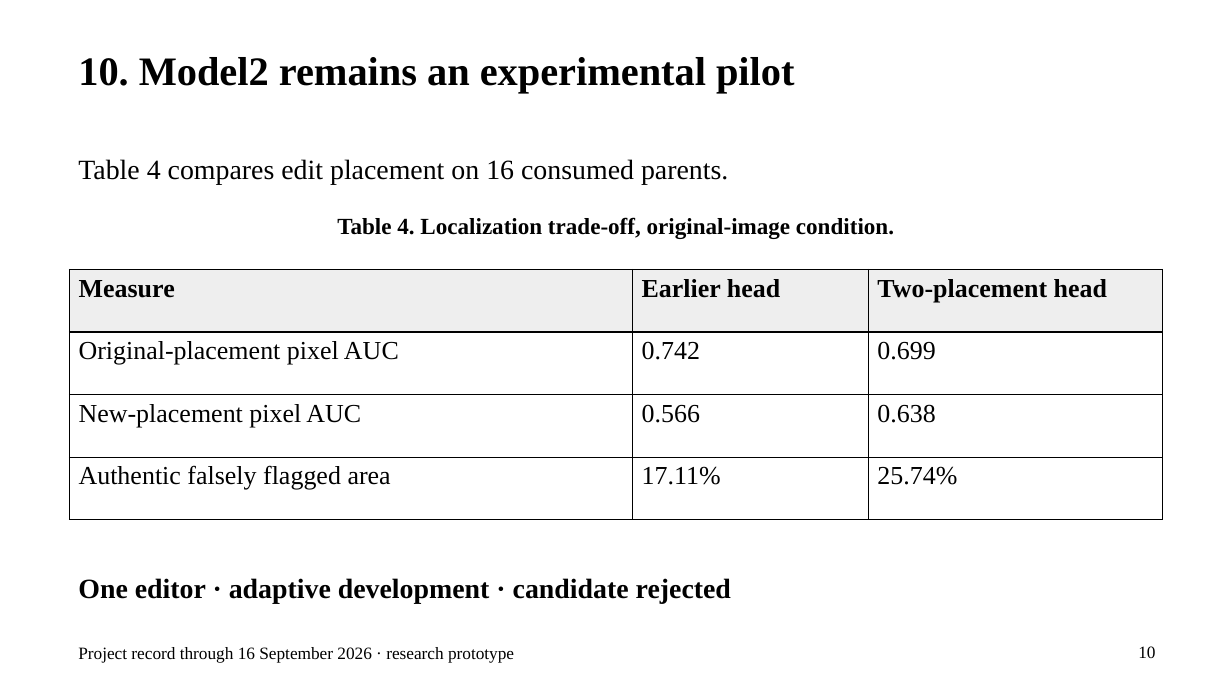
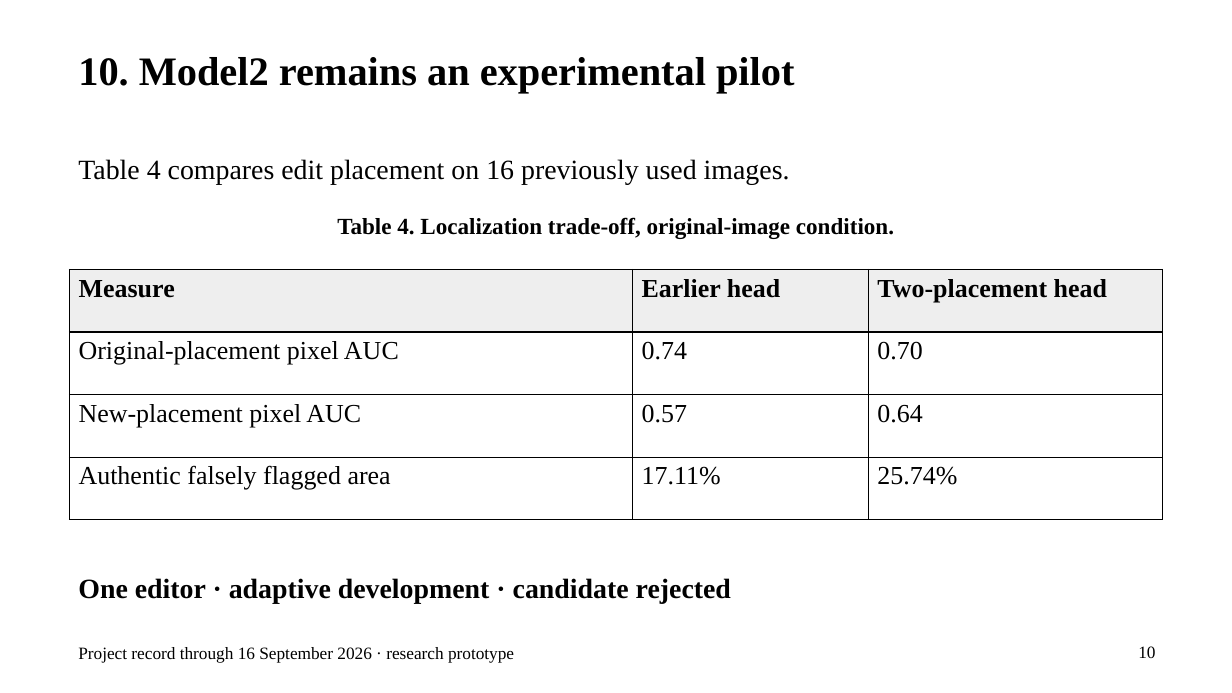
Before and after one commit to EfeHanKeles346/ai-image-detector, a slide deck: slide 10 of rapor/final_2026/deliverables/CS395_Presentation_EfeHan_Keles_25September2026.pptx. Drawn at 1232x693 pixels with LibreOffice and Linux fonts; fonts in the diff are those of the drawing. Boxes give left, top, right and bottom in pixels: in the first picture for what was removed or moved away, otherwise in the second. Text is boxed around its words. In the diff, an @@ line names an element or a change of style, - is before the commit and + after.

```diff
--- a/rapor/final_2026/deliverables/CS395_Presentation_EfeHan_Keles_25September2026.pptx
+++ b/rapor/final_2026/deliverables/CS395_Presentation_EfeHan_Keles_25September2026.pptx
@@ text at <box>78,159,790,185</box>: text changed @@
-Table 4 compares edit placement on 16 consumed parents.
+Table 4 compares edit placement on 16 previously used images.
@@ table at <box>69,270,1163,520</box> @@
-row 2, column 2: 0.742
+row 2, column 2: 0.74
-row 2, column 3: 0.699
+row 2, column 3: 0.70
-row 3, column 2: 0.566
+row 3, column 2: 0.57
-row 3, column 3: 0.638
+row 3, column 3: 0.64
```
Also in this commit, not shown: 1 other slide changed, 22 other files.
